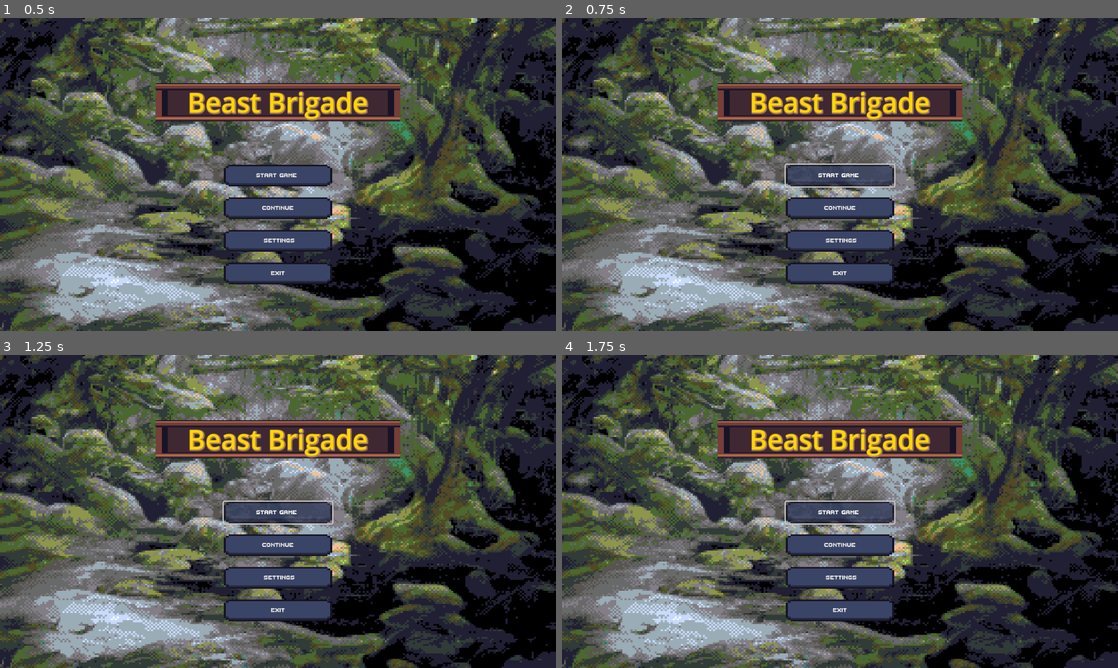
Above: before the commit, frames 1-4 (two rows, left to right).
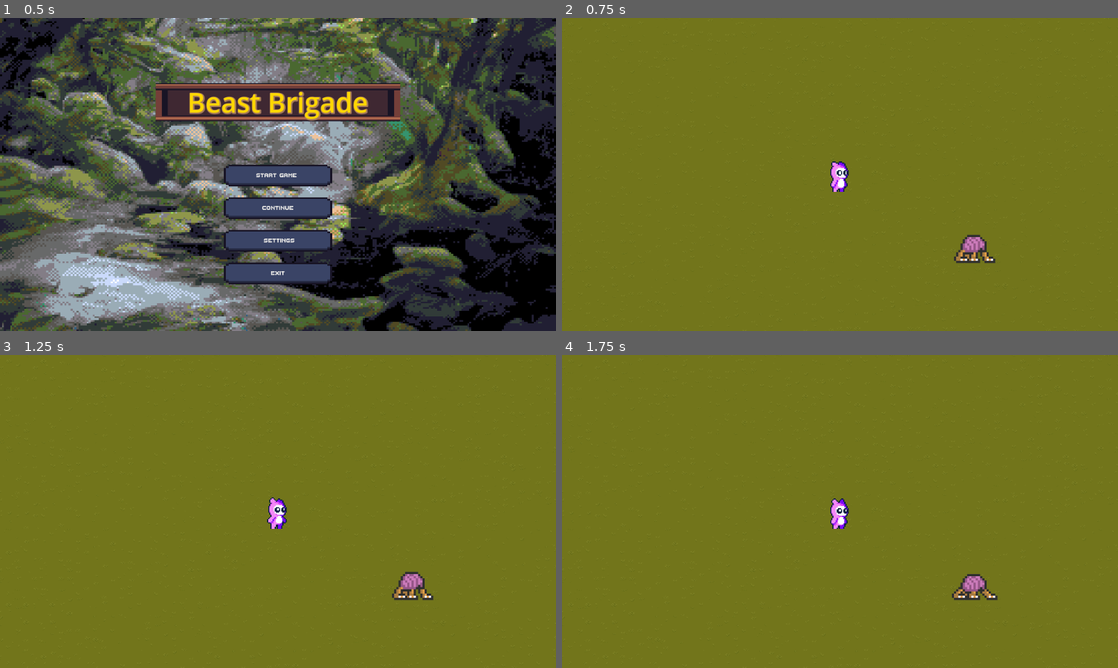
Above: after the commit, the same moments.

Repository: tcardenasc/LettuceCook
Game: Godot game, scene res://Scenes/MainTitle.tscn
Same seed, same stepped clock (60 frames per second), same inputs: the game is played once before the commit and once after it.
Inputs (mouse positions are in pixels of both pictures, inside the frame that each line leads up to):
- Up to frame 1 (0.5 s): no input
- Up to frame 2 (0.75 s): click "Start Game" at 0.5 s
- Up to frame 3 (1.25 s): no input
- Up to frame 4 (1.75 s): click (840, 511) at 1.25 s, where only the run before the commit has a clickable "Start Game"

Frame 1 is identical in both runs. In frame 2, 100% of the frame differs, in the area x 0-100%, y 0-100%; in frame 3, 100%; in frame 4, 100%.

Commit message:
chore: connected start button with test scene

Diff:
--- a/MainTitle.gd
+++ b/MainTitle.gd
@@ -1,7 +1,8 @@
 extends Control
 
+const TEST_SCENE_1 = preload("res://Scenes/testScene1.tscn")
+
 func _ready():
-
 	var button1 = $Start
 	var button2 = $Continue
 	var button3 = $Settings
@@ -14,8 +15,7 @@
 
 func _on_start_pressed():
 	_button_pressed_sound()
-	pass # Replace with function body.
-
+	get_tree().change_scene_to_packed(TEST_SCENE_1)
 
 func _on_continue_pressed():
 	_button_pressed_sound()
Not shown: 1 places in Scenes/MainTitle.tscn that only renumber resources
